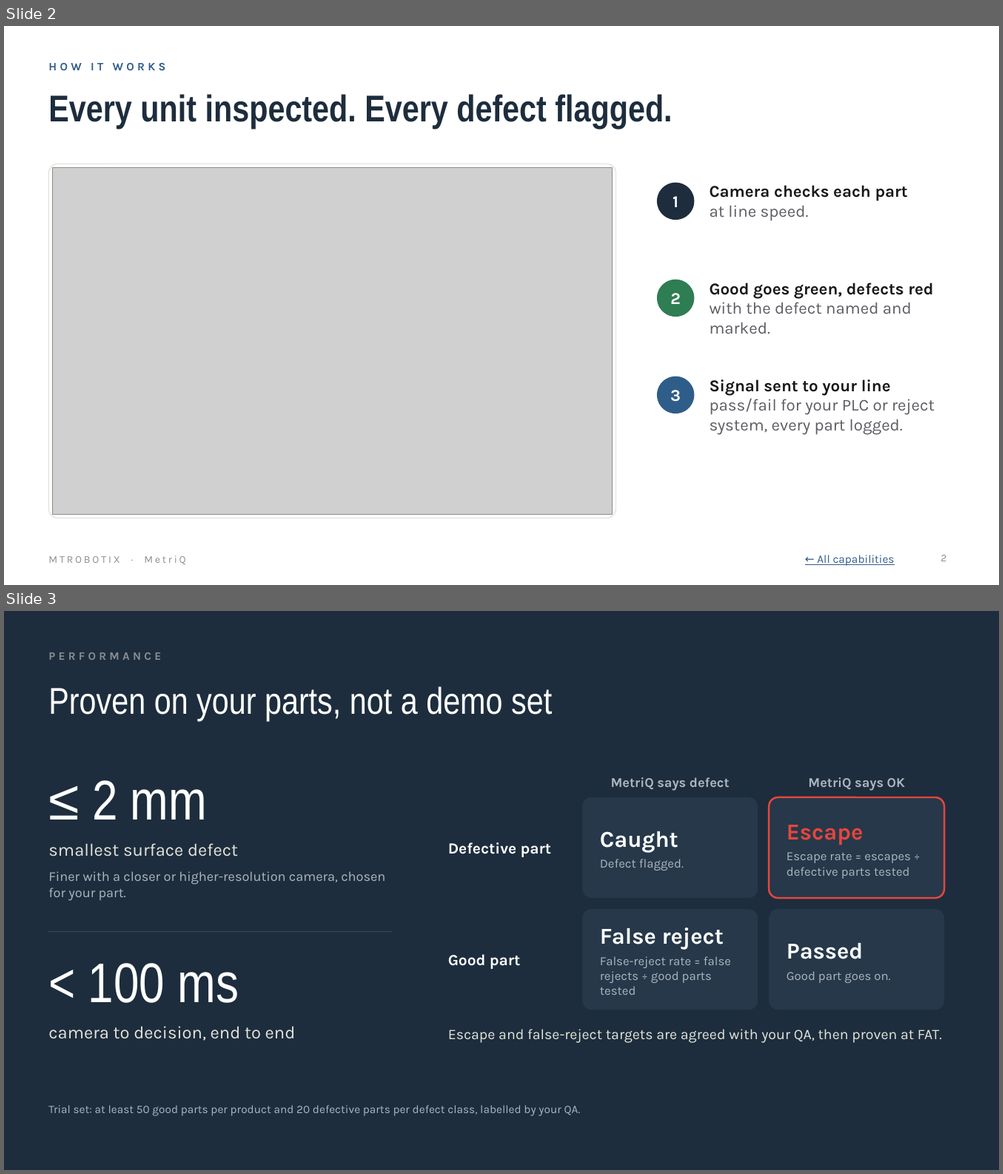
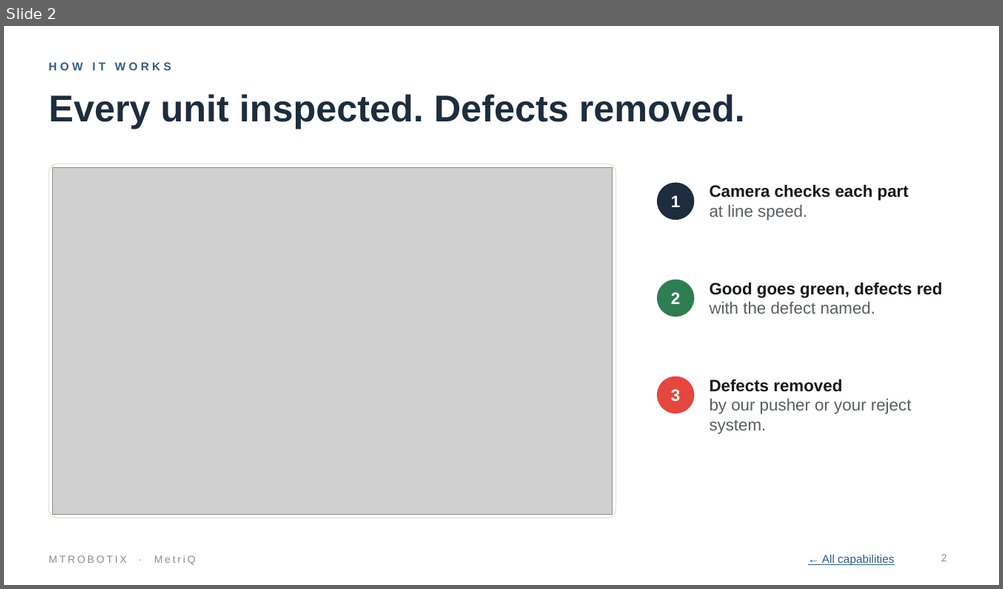
Before and after one commit to MTRobotix/MTR-SOP, a slide deck: content/general/attachments/metriq-pitch-deck.pptx. Shown one above the other, each under a label of ours: slides 2 and 3 before the commit, slide 2 after it. The pictures are 1003x1174 and 1003x589 pixels, drawn with LibreOffice and Linux fonts; fonts in the diff are those of the drawing; grey boxes stand for pictures. Boxes give left, top, right and bottom in pixels: in the first picture for what was removed or moved away, otherwise in the second. Text is boxed around its words. In the diff, an @@ line names an element or a change of style, - is before the commit and + after.

```diff
--- a/content/general/attachments/metriq-pitch-deck.pptx
+++ b/content/general/attachments/metriq-pitch-deck.pptx
@@ slide 3 removed at (4,611,999,1170), background #1D2D3D @@
@@ text removed at (48,652,161,660) @@
-PERFORMANCE
@@ text removed at (48,686,552,721) @@
-Proven on your parts, not a demo set
@@ text removed at (92,780,207,820) @@
-≤ 2 mm
@@ text removed at (611,777,729,791) @@
-MetriQ says defect
@@ text removed at (808,777,905,791) @@
-MetriQ says OK
@@ rounded rectangle removed at (582,797,757,898) @@
-Caught
-Defect flagged.
@@ rounded rectangle removed at (768,797,944,898) @@
-Escape
-Escape rate = escapes ÷ defective parts tested
@@ text removed at (48,843,238,857) @@
-smallest surface defect
@@ text removed at (448,843,552,857) @@
-Defective part
@@ text removed at (48,871,385,901) @@
-Finer with a closer or higher-resolution camera, chosen for your part.
@@ rounded rectangle removed at (582,909,757,1010) @@
-False reject
-False-reject rate = false rejects ÷ good parts tested
@@ rounded rectangle removed at (768,909,944,1010) @@
-Passed
-Good part goes on.
@@ line removed from (48, 932) to (392, 932) @@
@@ text removed at (88,963,239,1003) @@
-< 100 ms
@@ text removed at (448,954,521,969) @@
-Good part
@@ text removed at (48,1026,296,1041) @@
-camera to decision, end to end
@@ text removed at (448,1029,942,1043) @@
-Escape and false-reject targets are agreed with your QA, then proven at FAT.
@@ text removed at (48,1105,580,1116) @@
-Trial set: at least 50 good parts per product and 20 defective parts per defect class, labelled by your QA.
@@ slide 2 changed as well @@
@@ title at (48,94,745,128): text changed; font Arial Narrow to Arial @@
-Every unit inspected. Every defect flagged.
+Every unit inspected. Defects removed.
@@ text at (709,282,942,298): font Karla to Arial in "Good goes green, defects red" @@
@@ text at (709,302,875,314): text changed; font Karla to Arial @@
-with the defect named and marked.
+with the defect named.
@@ ellipse at (657,377,694,414): fill #2F5D8A to #E5463D @@
@@ text at (709,379,911,434): text changed; font Karla to Arial @@
-Signal sent to your line
-pass/fail for your PLC or reject system, every part logged.
+Defects removed
+by our pusher or your reject system.
@@ font Karla to Arial in 6 elements at (48,62,171,70), (671,195,680,207), (709,184,908,221), (671,389,680,402), (822,555,893,565), (48,556,196,565) @@
```
Also in this commit, not shown: 12 other slides changed, 1 slide added, 4 other files.
